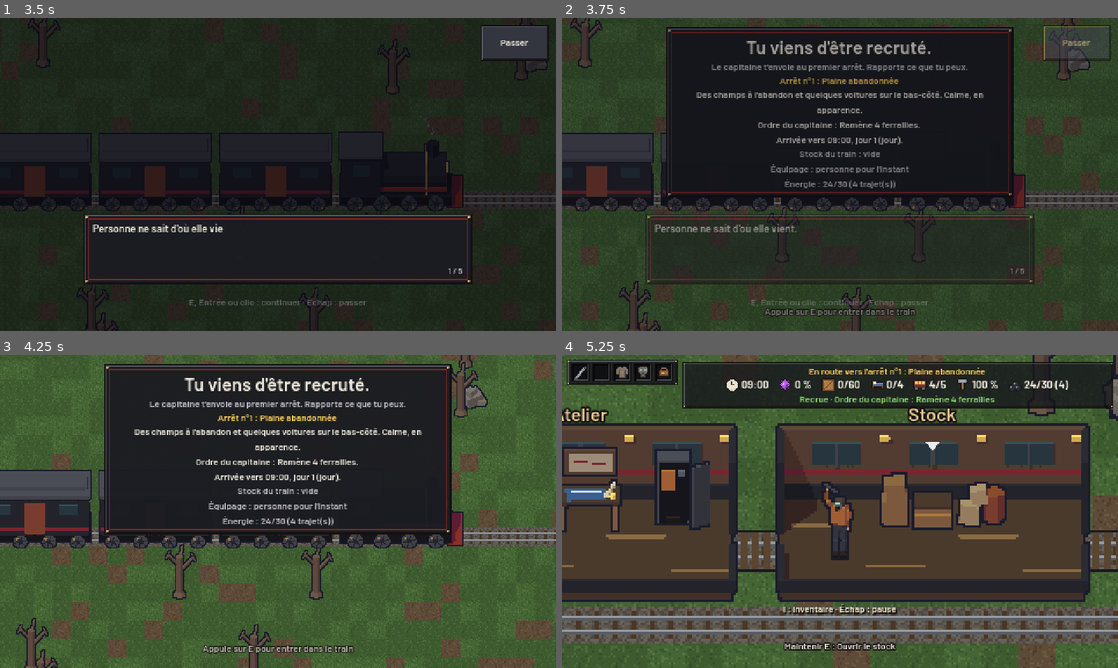
Above: before the commit, frames 1-4 (two rows, left to right).
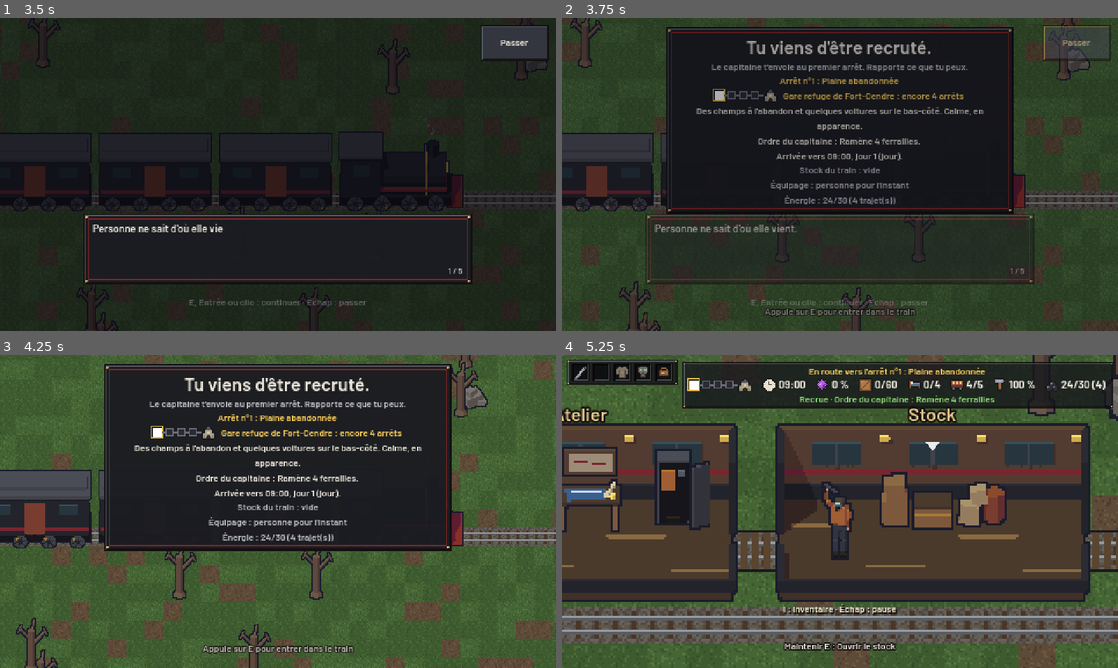
Above: after the commit, the same moments.

Repository: Andrews-Hef/Runaway-_train-
Game: Godot game, scene res://levels/title/title.tscn
The game is run twice, just before and just after one commit, with the same random seed, the same clock (stepped at 60 frames per second) and the same inputs.
Inputs (mouse positions are in pixels of both pictures, inside the frame that each line leads up to):
- Up to frame 1 (3.5 s): click "Son" at 0.5 s; click "Crédits" at 1.25 s; click "Retour" at 2 s; click "Nouvelle partie" at 2.75 s
- Up to frame 2 (3.75 s): click "Passer" at 3.5 s
- Up to frame 3 (4.25 s): no input
- Up to frame 4 (5.25 s): tap Enter (ui_accept) at 4.25, 4.52 s; move the mouse to (962, 495) at 4.27 s; hold D (move_right) 4.28-5 s; hold Space (attack) 4.28-5 s; click (962, 495) at 4.42 s; drag from (728, 527) to (840, 545) at 5.02 s

Frame 1 is identical in both runs. In frame 2, 5.5% of the frame differs, in the area x 18-82%, y 22-63%; in frame 3, 5.8%; in frame 4, 1.5%.

Commit message:
Barre de progression jusqu'à la prochaine gare refuge
- RouteProgress (ui/common) : une case par arrêt de la région (faits en
  or, celui vers lequel on roule en blanc, à venir en sombre), la gare au
  bout (nouvelle icône), et la phrase « Gare refuge de X : encore N
  arrêts » / « prochain arrêt ! ».
- Écran du trajet : en grand, sous le nom de l'arrêt.
- À bord : en petit, en tête des indicateurs (phrase en infobulle) ; une
  ligne de plus cachait le nom des wagons.
- GameState.next_refuge() et stops_before_refuge(heading).
- Descriptions des gares mises à jour (plus de palissade, le marchand).

Diff:
--- a/core/game_state.gd
+++ b/core/game_state.gd
@@ -630,6 +630,17 @@
 func next_refuge_stop() -> int:
 	var rest: int = stop_number % REFUGE_EVERY
 	return stop_number if rest == 0 else stop_number + REFUGE_EVERY - rest
+
+
+## La prochaine gare refuge (celle de l'arrêt en cours s'il en est une).
+func next_refuge() -> RefugeData:
+	return REFUGES[(next_refuge_stop() / REFUGE_EVERY - 1) % REFUGES.size()]
+
+
+## Arrêts à faire avant la prochaine gare. `heading` : on roule vers l'arrêt n°stop_number
+## (trajet, intérieur du train), il compte ; sinon on y est déjà (zone), il ne compte plus.
+func stops_before_refuge(heading: bool) -> int:
+	return maxi(next_refuge_stop() - stop_number - (0 if heading else 1), 0)
 
 
 ## Nom de l'arrêt à venir, gare refuge ou zone.
--- a/data/refuges/fort_cendre.tres
+++ b/data/refuges/fort_cendre.tres
@@ -107,6 +107,6 @@
 abundant = Array[StringName]([&"coal", &"scrap", &"metal_plate"])
 scarce = Array[StringName]([&"herb", &"cloth", &"antibiotics"])
 display_name = "Gare refuge de Fort-Cendre"
-description = "Une ancienne gare de triage derrière une palissade. On y échange, on y soigne, et le dépôt répare les locomotives."
+description = "Une grande gare fortifiée, cité du charbon et de la ferraille. Le marchand troque de tout, le comptoir fait de bonnes affaires, et le dépôt répare les locomotives."
 trades = Array[ExtResource("1_offer")]([SubResource("Resource_t0"), SubResource("Resource_t1"), SubResource("Resource_t2"), SubResource("Resource_fc_coal"), SubResource("Resource_t3"), SubResource("Resource_fc_meds"), SubResource("Resource_fc_plan_metal"), SubResource("Resource_fc_plan_green")])
 recruits = Array[ExtResource("1_offer")]([SubResource("Resource_r0"), SubResource("Resource_r1")])
--- a/data/refuges/vireux.tres
+++ b/data/refuges/vireux.tres
@@ -100,6 +100,6 @@
 abundant = Array[StringName]([&"herb", &"cloth", &"wood"])
 scarce = Array[StringName]([&"coal", &"parts", &"chemicals"])
 display_name = "Gare refuge de Vireux"
-description = "Un bourg ferroviaire au bord du fleuve. Les marchands y sont durs en affaires, mais l'infirmerie est la meilleure de la ligne."
+description = "Une ville fortifiée au bord du fleuve, riche en plantes et en tissu. Le charbon y manque : le marchand le paie bien. La quarantaine y recrute des gens sûrs."
 trades = Array[ExtResource("1_offer")]([SubResource("Resource_t0"), SubResource("Resource_t1"), SubResource("Resource_t2"), SubResource("Resource_vx_coal"), SubResource("Resource_vx_chem"), SubResource("Resource_vx_meds"), SubResource("Resource_vx_plan_pharma")])
 recruits = Array[ExtResource("1_offer")]([SubResource("Resource_r0"), SubResource("Resource_r1")])
--- a/levels/journey/journey.gd
+++ b/levels/journey/journey.gd
@@ -47,6 +47,10 @@
 	Campaign.autosave_journey()
 	_paint_scenery()
 	_fill_texts()
+	# Barre de progression jusqu'à la prochaine gare refuge, sous le nom de l'arrêt.
+	var progress := RouteProgress.create(true)
+	_next_stop.get_parent().add_child(progress)
+	_next_stop.get_parent().move_child(progress, _next_stop.get_index() + 1)
 	InputMode.changed.connect(func(_device: int) -> void: _refresh_hint())
 	_refresh_hint()
 	var blink := create_tween().set_loops()
--- a/levels/train_interior/train_interior.gd
+++ b/levels/train_interior/train_interior.gd
@@ -524,6 +524,7 @@
 
 # --- Interface -------------------------------------------------------------------------
 
+
 func _refresh_texts() -> void:
 	var order: CaptainOrders.Order = GameState.current_order
 	if GameState.is_incident_stop():
@@ -550,6 +551,9 @@
 
 func _fill_summary() -> void:
 	MenuKit.clear(_summary)
+	# En tête des indicateurs : les cases jusqu'à la gare (la phrase est en infobulle, et en
+	# entier sur l'écran du trajet) ; une ligne de plus cacherait le nom des wagons.
+	_summary.add_child(RouteProgress.create(true, true))
 	var full: bool = GameState.storage_total() >= GameState.storage_capacity()
 	var trips: int = GameState.trips_left()
 	var chips: Array = [
--- a/tests/run_tests.gd
+++ b/tests/run_tests.gd
@@ -44,6 +44,7 @@
 	"res://tests/test_audio.gd",
 	"res://tests/test_medicine.gd",
 	"res://tests/test_barter.gd",
+	"res://tests/test_route_progress.gd",
 ]
 
 
--- /dev/null
+++ b/tests/test_route_progress.gd
@@ -0,0 +1,80 @@
+extends TestCase
+## La barre de progression jusqu'à la prochaine gare refuge : les cases (faites, en cours,
+## à venir), la phrase, et où on la voit (écran du trajet, intérieur du train).
+
+const JOURNEY: PackedScene = preload("res://levels/journey/journey.tscn")
+const TRAIN: PackedScene = preload("res://levels/train_interior/train_interior.tscn")
+
+var _nodes: Array[Node] = []
+
+
+func before_each() -> void:
+	GameState.new_run(21)
+	GameState.pending_intro = false
+
+
+func after_each() -> void:
+	for node: Node in _nodes:
+		if is_instance_valid(node):
+			node.free()
+	_nodes.clear()
+	GameState.new_run()
+
+
+func _go_to_stop(number: int) -> void:
+	while GameState.stop_number < number:
+		GameState.prepare_next_stop()
+
+
+func _add(node: Node) -> Node:
+	tree.root.add_child(node)
+	_nodes.append(node)
+	return node
+
+
+func test_arrets_restants_avant_la_gare() -> void:
+	# [arrêt, en route vers lui : restants, sur place : restants]
+	for case: Array in [[1, 4, 3], [3, 2, 1], [4, 1, 0], [5, 0, 0], [6, 4, 3], [9, 1, 0], [10, 0, 0]]:
+		_go_to_stop(case[0])
+		assert_true(GameState.stops_before_refuge(true) == case[1], "en route vers l'arrêt %d : %d" % [case[0], case[1]])
+		assert_true(GameState.stops_before_refuge(false) == case[2], "à l'arrêt %d : %d" % [case[0], case[2]])
+
+
+func test_la_gare_a_venir_alterne() -> void:
+	_go_to_stop(2)
+	assert_true(GameState.next_refuge() == GameState.REFUGES[0], "1re gare")
+	_go_to_stop(5)
+	assert_true(GameState.next_refuge() == GameState.current_refuge, "en gare : c'est elle")
+	_go_to_stop(7)
+	assert_true(GameState.next_refuge() == GameState.REFUGES[1], "2e gare")
+
+
+func test_la_phrase() -> void:
+	var refuge_name: String = GameState.REFUGES[0].display_name
+	_go_to_stop(3)
+	assert_true(RouteProgress.text_for(true) == "%s : encore 2 arrêts" % refuge_name, RouteProgress.text_for(true))
+	_go_to_stop(4)
+	assert_true(RouteProgress.text_for(true) == "%s : encore 1 arrêt" % refuge_name, "singulier")
+	assert_true(RouteProgress.text_for(false) == "%s : prochain arrêt !" % refuge_name, "sur place au dernier arrêt")
+	_go_to_stop(5)
+	assert_true(RouteProgress.text_for(true) == "%s : prochain arrêt !" % refuge_name, "en route vers la gare")
+	assert_true(RouteProgress.text_for(false).begins_with("Tu es en gare"), "en gare")
+
+
+func test_les_cases() -> void:
+	_go_to_stop(3)
+	assert_true(GameState.region_stops() == Vector2i(1, 5), "4 arrêts puis la gare n°5")
+	var states: Array = range(1, 6).map(func(stop: int) -> int: return RouteProgress.pip_state(stop))
+	assert_true(states == [-1, -1, 0, 1, 1], "faits, en cours, à venir : %s" % [states])
+
+
+func test_on_la_voit_pendant_le_trajet_et_a_bord() -> void:
+	_go_to_stop(3)
+	var journey: Node = _add(JOURNEY.instantiate())
+	var progress: RouteProgress = journey.find_child("RouteProgress", true, false)
+	assert_true(progress != null and progress.get_node("Text").visible, "trajet : la barre et sa phrase")
+	assert_true((progress.get_node("Text") as Label).text.ends_with("encore 2 arrêts"), "la bonne phrase")
+	var train: Node = _add(TRAIN.instantiate())
+	var compact: RouteProgress = train.get_node("%Summary").get_child(0) as RouteProgress
+	assert_true(compact != null and not compact.get_node("Text").visible, "à bord : les cases seules, en tête des indicateurs")
+	assert_true(compact.tooltip_text.ends_with("encore 2 arrêts"), "la phrase en infobulle")
--- a/tests/test_train_interior.gd
+++ b/tests/test_train_interior.gd
@@ -103,6 +103,6 @@
 
 func test_l_etat_du_train_en_pastilles() -> void:
 	var summary := _interior.get_node("%Summary") as HFlowContainer
-	assert_true(summary.get_child_count() == 7, "arrivée, infection, stock, équipage, voitures, état, énergie")
+	assert_true(summary.get_child_count() == 8, "gare à venir, arrivée, infection, stock, équipage, voitures, état, énergie")
 	for chip: Node in summary.get_children():
 		assert_false((chip as Control).tooltip_text.is_empty(), "chaque pastille s'explique en infobulle")
--- /dev/null
+++ b/ui/common/route_progress.gd
@@ -0,0 +1,104 @@
+class_name RouteProgress
+extends HBoxContainer
+## Barre de progression jusqu'à la prochaine gare refuge : une case par arrêt de la
+## région (faits en or, celui en cours en blanc, à venir en sombre), la gare au bout,
+## et une phrase « Gare refuge de X : encore N arrêts ».
+##
+## `heading` : vrai quand on roule vers l'arrêt n°stop_number (trajet, intérieur du train),
+## faux quand on y est (zone). `compact` : sans la phrase (elle passe en infobulle).
+
+const STATION: Texture2D = preload("res://assets/ui/icons/station.png")
+const PIP: int = 6
+const PIP_CURRENT: int = 8
+const GAP: int = 4
+const DONE_COLOR: Color = Color("e0b84a")
+const TODO_COLOR: Color = Color("2b2b33")
+const TODO_EDGE: Color = Color("6b6b78")
+const LINE_DONE: Color = Color("9a7426")
+
+var heading: bool = true
+var compact: bool = false
+var _track: Control
+var _label: Label
+
+
+static func create(heading_to_stop: bool, compact_view: bool = false) -> RouteProgress:
+	var progress := RouteProgress.new()
+	progress.heading = heading_to_stop
+	progress.compact = compact_view
+	return progress
+
+
+func _ready() -> void:
+	name = "RouteProgress"
+	add_theme_constant_override(&"separation", 4)
+	alignment = BoxContainer.ALIGNMENT_CENTER
+	mouse_filter = Control.MOUSE_FILTER_PASS
+	_track = Control.new()
+	_track.name = "Track"
+	_track.mouse_filter = Control.MOUSE_FILTER_IGNORE
+	_track.size_flags_vertical = Control.SIZE_SHRINK_CENTER
+	_track.draw.connect(_draw_track)
+	add_child(_track)
+	_label = MenuKit.label("", MenuKit.GOLD)
+	_label.name = "Text"
+	_label.visible = not compact
+	add_child(_label)
+	refresh()
+
+
+## Relit GameState (numéro d'arrêt, gare à venir).
+func refresh() -> void:
+	if _track == null:
+		return
+	var stops: int = GameState.REFUGE_EVERY - 1
+	_track.custom_minimum_size = Vector2(stops * (PIP + GAP) + (PIP_CURRENT - PIP) + STATION.get_width() + 1, 12)
+	_label.text = text_for(heading)
+	tooltip_text = _label.text
+	_track.queue_redraw()
+
+
+## La phrase : « Gare refuge de X : encore 2 arrêts », « … : prochain arrêt ! », « Tu es en gare ».
+static func text_for(heading_to_stop: bool) -> String:
+	var refuge: RefugeData = GameState.next_refuge()
+	if not heading_to_stop and GameState.is_refuge_stop():
+		return "Tu es en gare : %s" % refuge.display_name
+	var left: int = GameState.stops_before_refuge(heading_to_stop)
+	if left == 0:
+		return "%s : prochain arrêt !" % refuge.display_name
+	return "%s : encore %d arrêt%s" % [refuge.display_name, left, "s" if left > 1 else ""]
+
+
+## État d'une case : -1 faite, 0 celle en cours, 1 à venir.
+static func pip_state(stop: int) -> int:
+	return signi(stop - GameState.stop_number)
+
+
+func _draw_track() -> void:
+	var first: int = GameState.region_stops().x
+	var stops: int = GameState.REFUGE_EVERY - 1
+	var middle: float = _track.size.y / 2.0
+	var x: float = 0.0
+	for i: int in stops + 1:
+		var stop: int = first + i
+		var state: int = pip_state(stop)
+		var is_station: bool = i == stops
+		var width: float = STATION.get_width() if is_station else (PIP_CURRENT if state == 0 else PIP)
+		if i > 0:
+			# Le trait qui relie à la case précédente : doré quand on l'a parcouru.
+			_track.draw_rect(Rect2(x - GAP, middle - 1.0, GAP, 2.0), LINE_DONE if state <= 0 else TODO_EDGE)
+		if is_station:
+			var faded: Color = Color(1, 1, 1, 1.0 if state <= 0 else 0.85)
+			_track.draw_texture(STATION, Vector2(x, middle - STATION.get_height() / 2.0), faded)
+		else:
+			var rect := Rect2(x, middle - width / 2.0, width, width)
+			match state:
+				-1:
+					_track.draw_rect(rect, DONE_COLOR)
+				0:
+					_track.draw_rect(rect, Color.WHITE)
+					_track.draw_rect(rect.grow(1.0), DONE_COLOR, false, 1.0)
+				_:
+					_track.draw_rect(rect, TODO_COLOR)
+					_track.draw_rect(rect, TODO_EDGE, false, 1.0)
+		x += width + GAP
Binary file added: assets/ui/icons/station.png
Not shown, added: assets/ui/icons/station.png.import
Not shown, added: ui/common/route_progress.gd.uid
Not shown, changed: docs/gameplay.md
